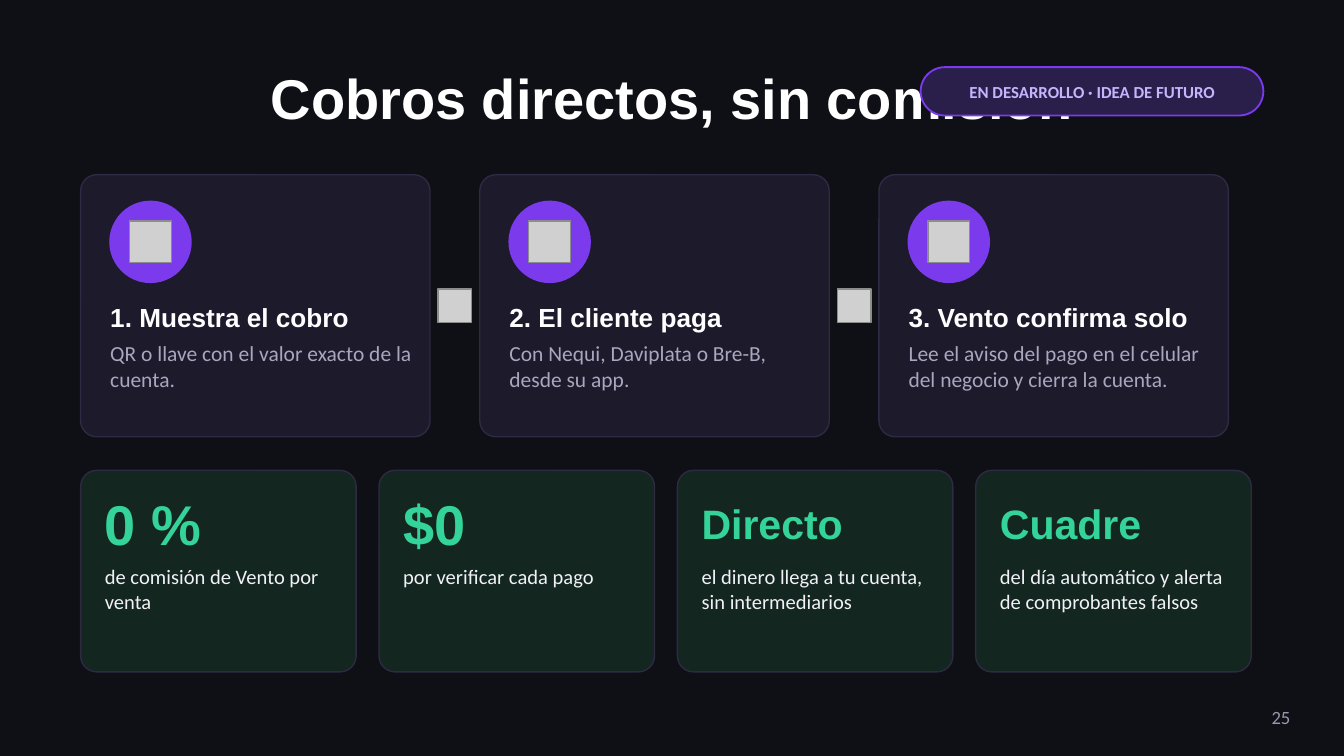
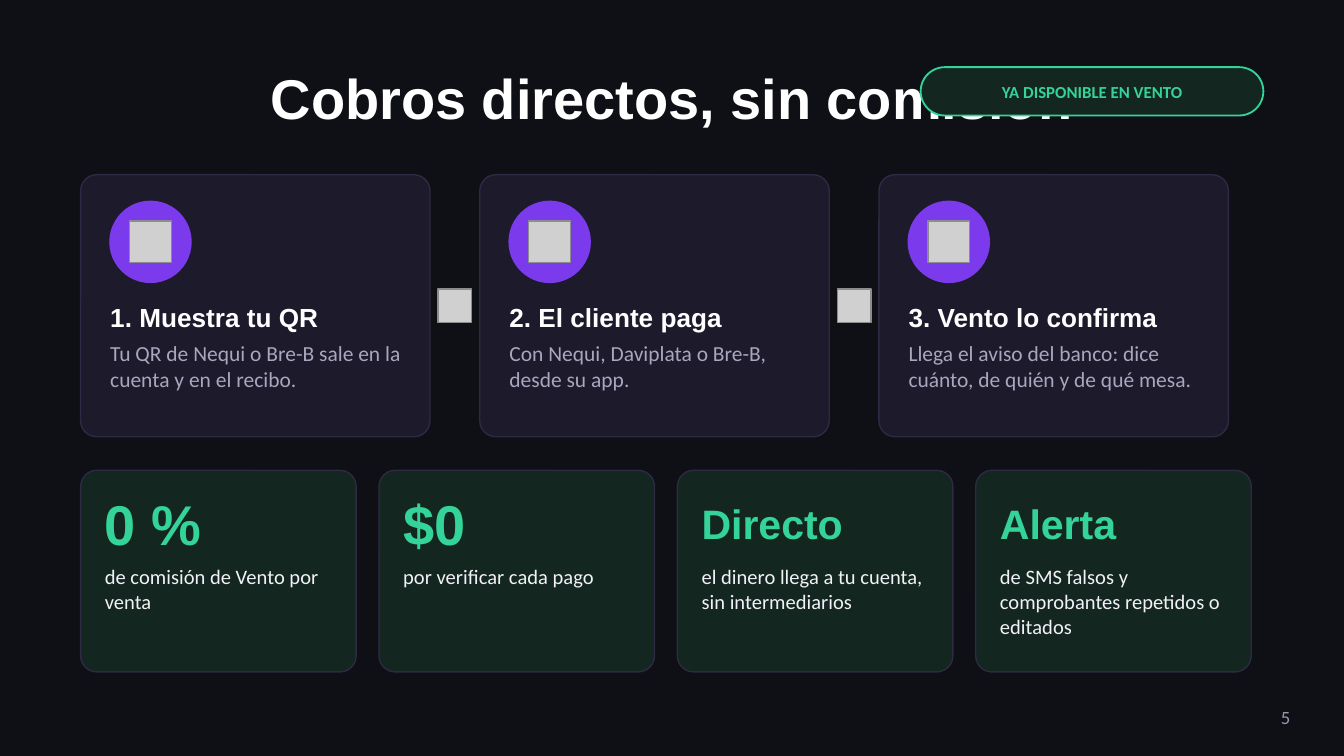
Before and after one commit to cristhianlujan45-blip/cuentas, a slide deck: slide 5 of ventas/Vento-presentacion.pptx (slide 25 before the commit). Drawn at 1344x756 pixels with LibreOffice and Linux fonts; fonts in the diff are those of the drawing; grey boxes stand for pictures. Boxes give left, top, right and bottom in pixels: in the first picture for what was removed or moved away, otherwise in the second. Text is boxed around its words. In the diff, an @@ line names an element or a change of style, - is before the commit and + after.

```diff
--- a/ventas/Vento-presentacion.pptx
+++ b/ventas/Vento-presentacion.pptx
@@ rounded rectangle at [921,67,1263,116]: fill #2A1F4A to #13261F; outline #7C3AED 1 pt to #34D399 1 pt @@
@@ text at [1002,87,1182,98]: text changed; text colour #C4B5FD to #34D399 @@
-EN DESARROLLO · IDEA DE FUTURO
+YA DISPONIBLE EN VENTO
@@ text at [110,308,318,332]: text changed @@
-1. Muestra el cobro
+1. Muestra tu QR
@@ text at [909,308,1157,328]: text changed @@
-3. Vento confirma solo
+3. Vento lo confirma
@@ text at [110,346,400,391]: text changed @@
-QR o llave con el valor exacto de la cuenta.
+Tu QR de Nequi o Bre-B sale en la cuenta y en el recibo.
@@ text at [909,346,1191,391]: text changed @@
-Lee el aviso del pago en el celular del negocio y cierra la cuenta.
+Llega el aviso del banco: dice cuánto, de quién y de qué mesa.
@@ text at [1000,509,1116,540]: text changed @@
-Cuadre
+Alerta
@@ text at [1000,569,1220,634]: text changed @@
-del día automático y alerta de comprobantes falsos
+de SMS falsos y comprobantes repetidos o editados
@@ page number at [1281,712,1290,724]: text changed @@
-25
+5
```
Also in this commit, not shown: 1 slide added, 3 other files.
